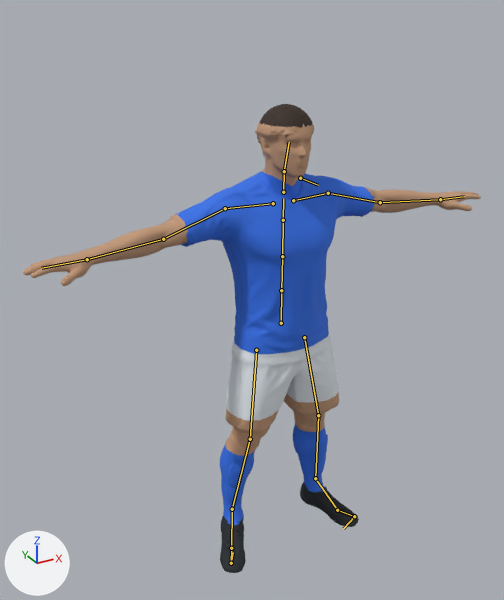
Before and after pictures for a commit that changed the glTF model assets/squad.glb.
Camera for both pictures: a camera (50 mm lens) standing at (-1.28, -2.07, 2.17) and looking at (-0.08, 0.11, 1.08). Arrows for +X, +Y and +Z are at lower left; the lights stay in place. The older version comes first. The bones that change, and the others that lie on the model, are drawn over the model as lines.

The first picture shows 'output'.
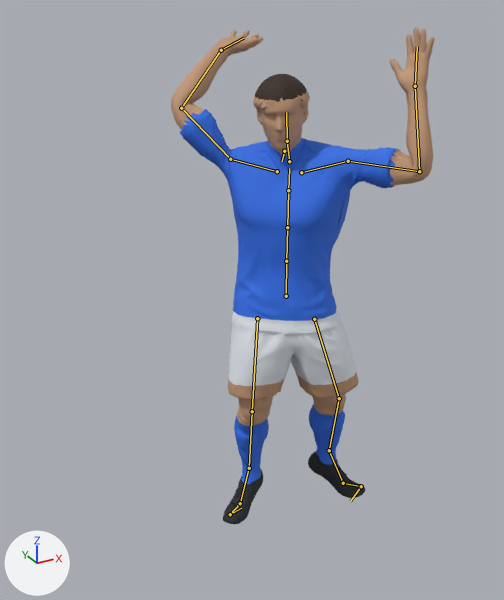
The newer file adds an action. The first version stands in its rest pose; the second is drawn at frame 44 of the action 'celebrate_victory'.

The edits, one by one:
Bone 'mixamorig:Hips' (bone_mixamorig_hips) moves from (0.0, 0.0, 0.0) to (0.019, 0.1, -0.001).
Bone 'mixamorig:Hips' (bone_mixamorig_hips) turns from (0, 0, 0) to (-7, -32, 0) degrees about its own x, y and z.
Bone 'mixamorig:LeftUpLeg' (bone_mixamorig_leftupleg) turns from (0, 0, 0) to (16, -31, -15) degrees about its own x, y and z.
Bone 'mixamorig:LeftLeg' (bone_mixamorig_leftleg) turns from (0, 0, 0) to (15, -1, 2) degrees about its own x, y and z.
Bone 'mixamorig:LeftFoot' (bone_mixamorig_leftfoot) turns from (0, 0, 0) to (-2, -5, 13) degrees about its own x, y and z.
Bone 'mixamorig:LeftToeBase' (bone_mixamorig_lefttoebase) turns from (0, 0, 0) to (24, -11, -4) degrees about its own x, y and z.
Bone 'mixamorig:RightUpLeg' (bone_mixamorig_rightupleg) turns from (0, 0, 0) to (-3, -1, -5) degrees about its own x, y and z.
Bone 'mixamorig:RightLeg' (bone_mixamorig_rightleg) turns from (0, 0, 0) to (19, 0, -3) degrees about its own x, y and z.
Bone 'mixamorig:RightToeBase' (bone_mixamorig_righttoebase) turns from (0, 0, 0) to (13, 8, 2) degrees about its own x, y and z.
Bone 'mixamorig:Spine' (bone_mixamorig_spine) turns from (0, 0, 0) to (12, -12, -3) degrees about its own x, y and z.
Bone 'mixamorig:Spine1' (bone_mixamorig_spine1) turns from (0, 0, 0) to (-3, 0, 0) degrees about its own x, y and z.
Bone 'mixamorig:Spine2' (bone_mixamorig_spine2) turns from (0, 0, 0) to (-3, 5, 1) degrees about its own x, y and z.
Bone 'mixamorig:LeftShoulder' (bone_mixamorig_leftshoulder) turns from (0, 0, 0) to (18, 5, -18) degrees about its own x, y and z.
Bone 'mixamorig:LeftArm' (bone_mixamorig_leftarm) turns from (0, 0, 0) to (-57, -101, 59) degrees about its own x, y and z.
Bone 'mixamorig:LeftForeArm' (bone_mixamorig_leftforearm) turns from (0, 0, 0) to (78, -50, 18) degrees about its own x, y and z.
Bone 'mixamorig:LeftHand' (bone_mixamorig_lefthand) turns from (0, 0, 0) to (1, -9, -4) degrees about its own x, y and z.
Bone 'mixamorig:Neck' (bone_mixamorig_neck) turns from (0, 0, 0) to (-20, -2, 14) degrees about its own x, y and z.
Bone 'mixamorig:Head' (bone_mixamorig_head) turns from (0, 0, 0) to (27, 9, -9) degrees about its own x, y and z.
Bone 'mixamorig:RightShoulder' (bone_mixamorig_rightshoulder) turns from (0, 0, 0) to (11, -6, 2) degrees about its own x, y and z.
Bone 'mixamorig:RightArm' (bone_mixamorig_rightarm) turns from (0, 0, 0) to (34, 117, -20) degrees about its own x, y and z.
Bone 'mixamorig:RightForeArm' (bone_mixamorig_rightforearm) turns from (0, 0, 0) to (56, 37, -20) degrees about its own x, y and z.
Bone 'mixamorig:RightHand' (bone_mixamorig_righthand) turns from (0, 0, 0) to (11, -34, -34) degrees about its own x, y and z.

What differs and where, as boxes (x1, y1, x2, y2) in the pictures (504 x 600 px):
'output', posed (42% narrower)
    before: (23, 104, 481, 573)
    after: (171, 28, 435, 524)
bone 'mixamorig:Hips', root to tip
    before: (281, 323) to (281, 290)
    after: (286, 296) to (286, 261)
bone 'mixamorig:LeftUpLeg', root to tip
    before: (304, 337) to (318, 415)
    after: (314, 319) to (339, 398)
bone 'mixamorig:LeftLeg', root to tip
    before: (318, 415) to (315, 478)
    after: (339, 398) to (329, 450)
bone 'mixamorig:LeftFoot', root to tip
    before: (315, 478) to (337, 510)
    after: (329, 450) to (343, 483)
bone 'mixamorig:LeftToeBase', root to tip
    before: (337, 510) to (354, 516)
    after: (343, 483) to (361, 486)
bone 'mixamorig:RightUpLeg', root to tip
    before: (256, 350) to (250, 439)
    after: (257, 318) to (252, 411)
bone 'mixamorig:RightLeg', root to tip
    before: (250, 439) to (232, 509)
    after: (252, 411) to (249, 468)
bone 'mixamorig:RightToeBase', root to tip
    before: (231, 548) to (231, 563)
    after: (240, 503) to (230, 514)
bone 'mixamorig:Spine', root to tip
    before: (281, 290) to (282, 256)
    after: (286, 261) to (287, 227)
bone 'mixamorig:Spine1', root to tip
    before: (282, 256) to (283, 220)
    after: (287, 227) to (288, 190)
bone 'mixamorig:Spine2', root to tip
    before: (283, 220) to (283, 198)
    after: (288, 190) to (289, 168)
bone 'mixamorig:LeftShoulder', root to tip
    before: (293, 200) to (328, 193)
    after: (301, 172) to (348, 161)
bone 'mixamorig:LeftArm', root to tip
    before: (328, 193) to (380, 202)
    after: (348, 161) to (419, 171)
bone 'mixamorig:LeftForeArm', root to tip
    before: (380, 202) to (440, 199)
    after: (419, 171) to (415, 86)
bone 'mixamorig:LeftHand', root to tip
    before: (440, 199) to (464, 196)
    after: (415, 86) to (417, 46)
bone 'mixamorig:Neck', root to tip
    before: (283, 192) to (284, 171)
    after: (289, 161) to (287, 141)
bone 'mixamorig:Head', root to tip
    before: (284, 171) to (289, 142)
    after: (287, 141) to (286, 112)
bone 'mixamorig:RightShoulder', root to tip
    before: (273, 203) to (225, 208)
    after: (277, 171) to (230, 159)
bone 'mixamorig:RightArm', root to tip
    before: (225, 208) to (163, 239)
    after: (230, 159) to (181, 108)
bone 'mixamorig:RightForeArm', root to tip
    before: (163, 239) to (87, 259)
    after: (181, 108) to (221, 50)
bone 'mixamorig:RightHand', root to tip
    before: (87, 259) to (41, 268)
    after: (221, 50) to (243, 38)
